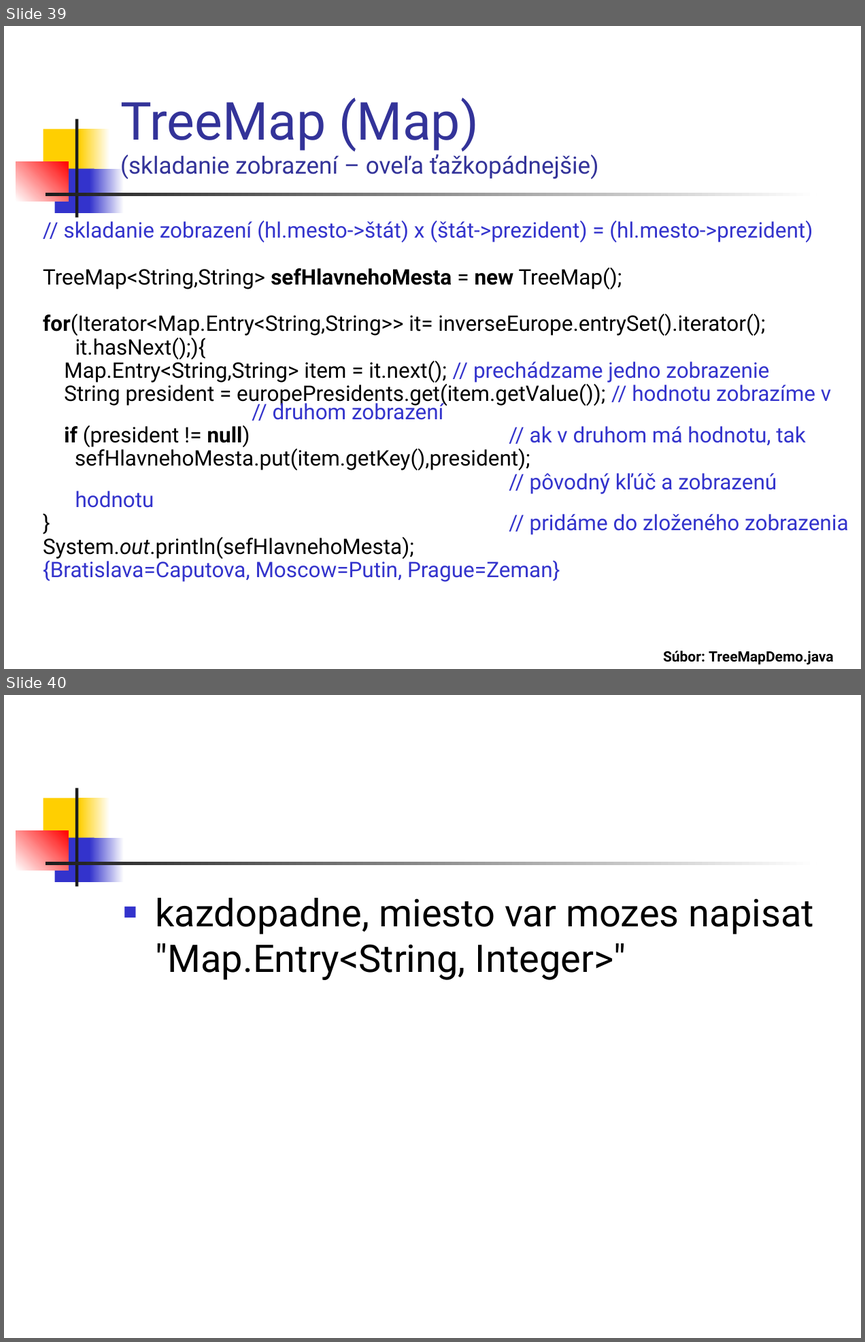
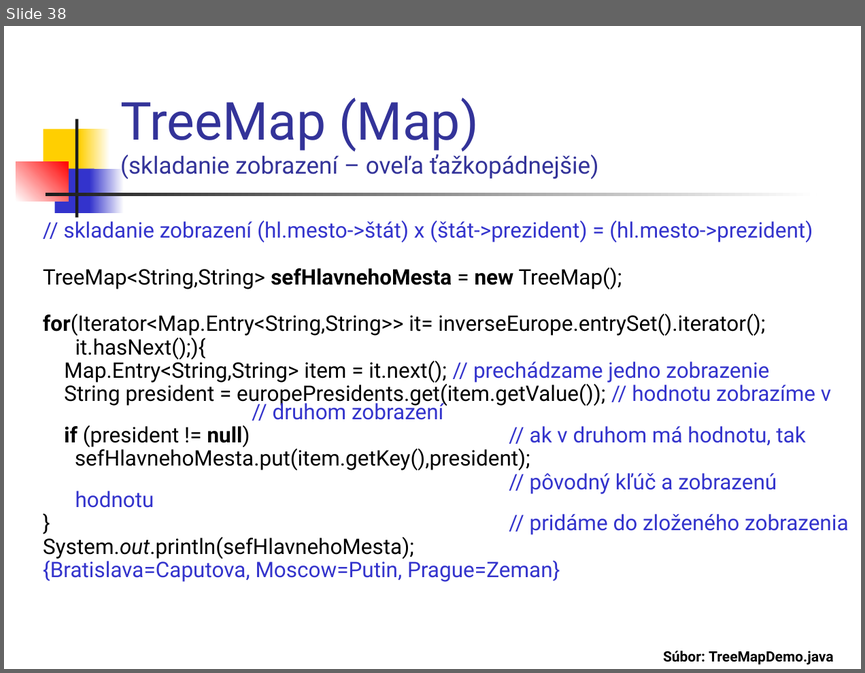
Before and after one commit to Programovanie4/Prednasky, a slide deck: 06/06_java.ppt. Shown one above the other, each under a label of ours: slides 39 and 40 before the commit, slide 38 after it. The pictures are 865x1342 and 865x673 pixels, drawn with LibreOffice and Linux fonts; fonts in the diff are those of the drawing. Boxes give left, top, right and bottom in pixels: in the first picture for what was removed or moved away, otherwise in the second. Text is boxed around its words. In the diff, an @@ line names an element or a change of style, - is before the commit and + after.

```diff
--- a/06/06_java.ppt
+++ b/06/06_java.ppt
@@ slide 40 removed at (x1=4, y1=695, x2=861, y2=1338), background #FFFFFF; not listed: 7 template elements that a slide beside it also shows @@
@@ text removed at (x1=156, y1=898, x2=814, y2=980) @@
-■ kazdopadne, miesto var mozes napisat "Map.Entry<String, Integer>"
@@ what was slide 39 is now slide 38 @@
```
Also in this commit, not shown: 10 slides changed, 4 slides added, 1 other slide removed, 3 other files.
